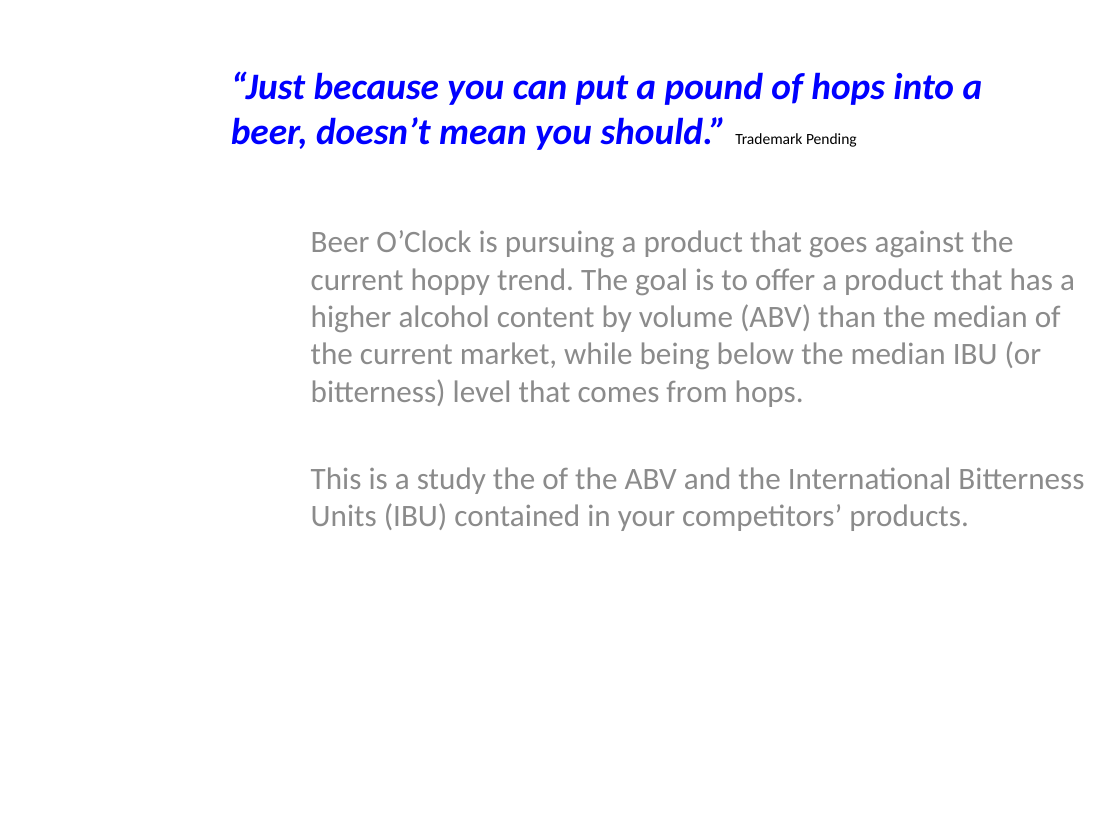
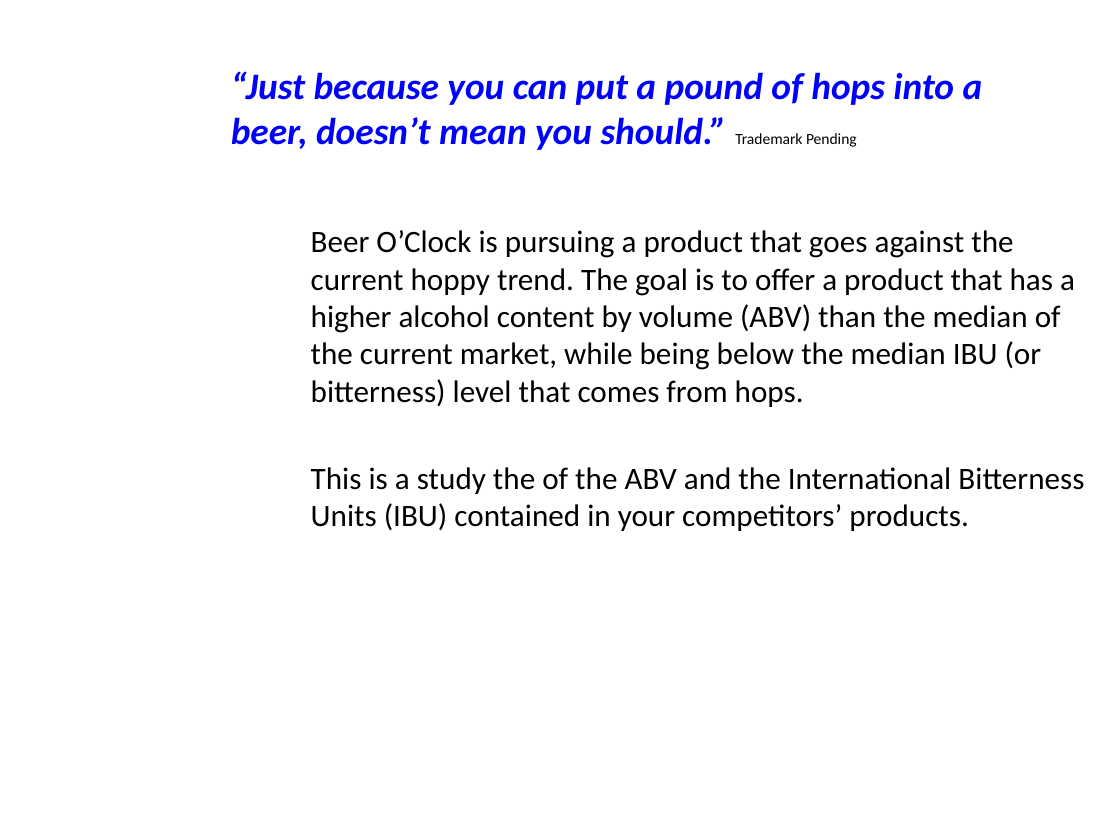
Before and after one commit to ShaneWeinstock/Case_Study_1, a slide deck: slide 2 of In Progress Files/Case_Study_1_v2[555].pptx. Drawn at 1120x840 pixels with LibreOffice and Linux fonts; fonts in the diff are those of the drawing; background and template pictures are left out. Boxes give left, top, right and bottom in pixels: in the first picture for what was removed or moved away, otherwise in the second. Text is boxed around its words. In the diff, an @@ line names an element or a change of style, - is before the commit and + after.

```diff
--- a/In Progress Files/Case_Study_1_v2[555].pptx
+++ b/In Progress Files/Case_Study_1_v2[555].pptx
@@ text "Beer O’Clock is pursuing a ..." at <box>311,230,1084,531</box>: text colour #8C8C8C to #000000 @@
```
Also in this commit, not shown: 7 other slides changed.
